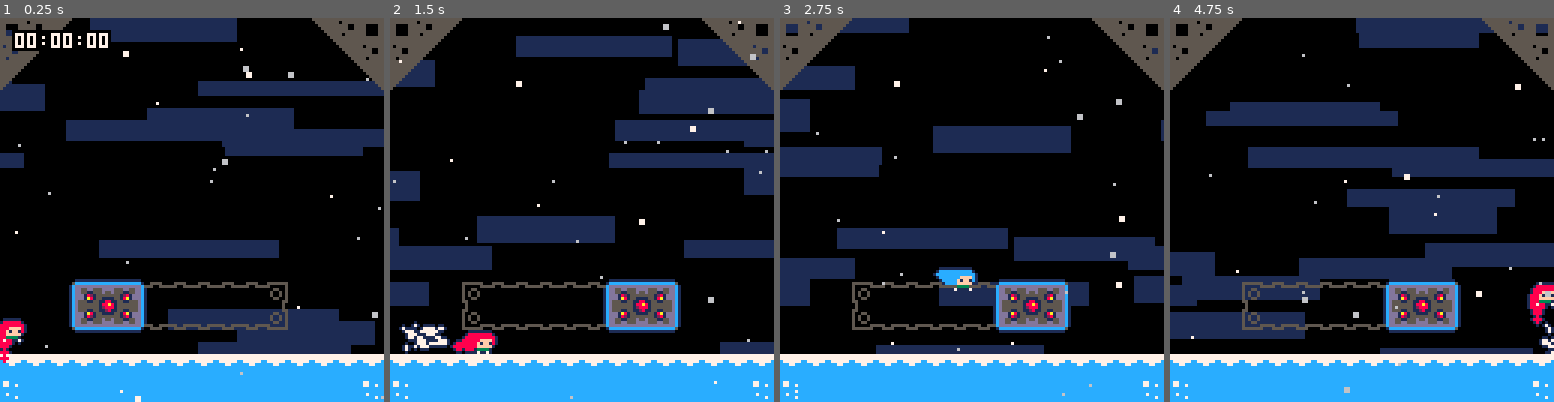
Above: before the commit, frames 1-4 (left to right).
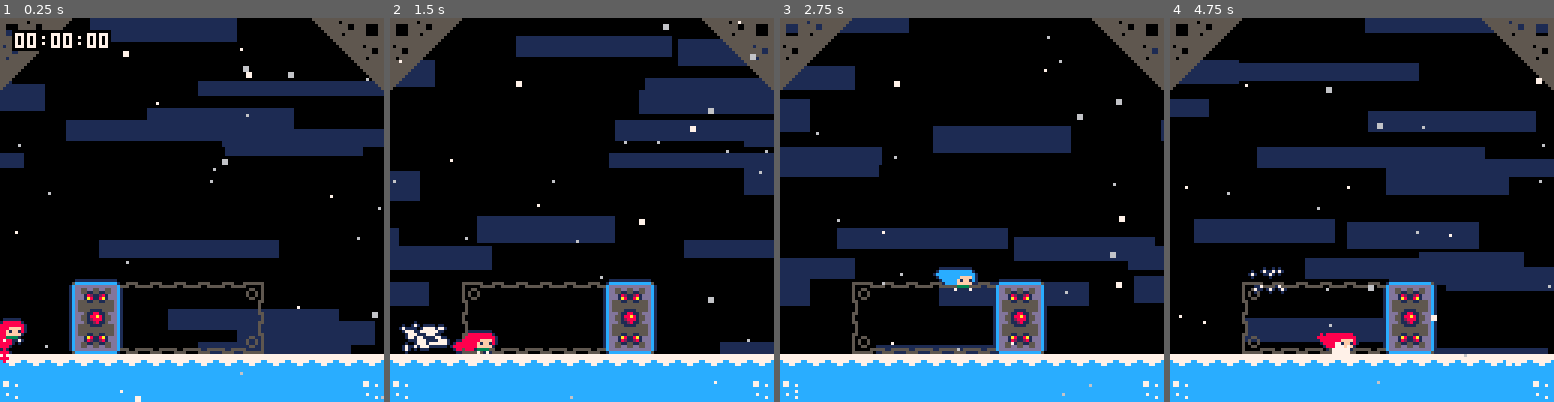
Above: after the commit, the same moments.

Repository: CelesteClassic/newleste.p8
Game: PICO-8 cartridge temple.p8
Two runs of this game, one before a commit and one after it. Both use one fixed random seed, a clock stepped at 60 frames per second and the inputs below.
Inputs:
- Up to frame 1 (0.25 s): no input
- Up to frame 2 (1.5 s): tap X (X key) at 0.33, 1.07 s; tap O (Z key) at 0.7 s
- Up to frame 3 (2.75 s): hold Right 1.6-2.1 s; tap O (Z key) at 1.7, 2.1, 2.5 s; tap X (X key) at 1.85 s; hold Up 2.15-2.42 s; hold Right from 2.47 s (still down)
- Up to frame 4 (4.75 s): tap O (Z key) every 0.4 s from 2.9 to 4.5 s; tap X (X key) at 2.97, 4.08 s; release Right at 3.03 s; hold Left 3.08-3.58 s; hold Down 3.63-3.97 s; hold Right 4.02-4.68 s; hold Up from 4.73 s (still down)

The runs differ from the first frame. In frame 1, 3.8% of the frame differs, in the area x 17-75%, y 67-88%; in frame 2, 3.3%; in frame 3, 3.3%; in frame 4, 30%, in the area x 0-100%, y 0-98%.

Commit message:
more momentum mechanics

Diff:
--- a/temple.p8
+++ b/temple.p8
@@ -218,8 +218,8 @@
           -- <swap_block> --
           local hit=check(swap_block,0,1)
           if hit and sign(hit.spd.x)==hit.dirx and sign(hit.spd.y)==hit.diry then
-            spd.x=hit.spd.x-sign(hit.spd.x)*0.75
-            spd.y=mid(hit.spd.y,-2,-3)
+            spd.x=(hit.spd.x-hit.dirx)*0.75
+            spd.y=mid(hit.spd.y-hit.diry,-2,-3)
           elseif hit and hit.timer-hit.arrivaltime<=3 then
             spd.x=hit.dirx*4
             spd.y=-2+min(hit.diry)--,0
@@ -235,6 +235,16 @@
             psfx(19)
             jbuffer=0
             spd=vector(wall_dir*(-1-maxrun),-2)
+            -- <swap_block> --
+            local hit=check(swap_block,wall_dir,0)
+            if hit and hit.dirx==-wall_dir then
+              if sign(hit.spd.x)==hit.dirx then
+                spd.x=(hit.spd.x-hit.dirx)*0.75
+              elseif hit.timer-hit.arrivaltime<=3 then
+                spd.x=wall_dir*-4
+              end
+            end
+            -- </swap_block> --
             -- wall jump smoke
             init_smoke(wall_dir*6)
           end
@@ -2141,7 +2151,7 @@
 0000000000000000000000000000000000000000000000000000000000000000000000000000000000000000000000000000000000000000000000000000000000000000000000000000000000000000000000000000000000000000000000000000000000000000000000000000000000000000000000000000000000000000
 0000000000000000000000000000000000000000000000000000000000000000000000000000000000000000000000000000000000000000000000000000000000000000000000000000000000000000000000000000000000000000000000000000000000000000000000000000000000000000000000000000000000000000
 00000000000000000000000000000000000000000a0000000000000000000000000000000000000000000000000000000000000000000000000000000000000000000000000000000000000000000000000000000000000000000000000000000000000000000000000000000000000000000000000000000000000000000000
-0000004849000000004a00000000000000000000000000000000000000000000000000000000000000000000000000000000000000000000000000000000000000000000000000000000000000000000000000000000000000000000000000000000000000000000000000000000000000000000000000000000000000000000
+0000005849000000004a00000000000000000000000000000000000000000000000000000000000000000000000000000000000000000000000000000000000000000000000000000000000000000000000000000000000000000000000000000000000000000000000000000000000000000000000000000000000000000000
 0000000000000000000000000000000000000000000000000000000000000000000000000000000000000000000000000000000000000000000000000000000000000000000000000000000000000000000000000000000000000000000000000000000000000000000000000000000000000000000000000000000000000000
 0100000000000000000000000000000001000000000000000000000000000000000000000000000000000000000000000000000000000000000000000000000000000000000000000000000000000000000000000000000000000000000000000000000000000000000000000000000000000000000000000000000000000000
 2222222222222222222222222222222223000000000000000000000000000000000000000000000000000000000000000000000000000000000000000000000000000000000000000000000000000000000000000000000000000000000000000000000000000000000000000000000000000000000000000000000000000000
